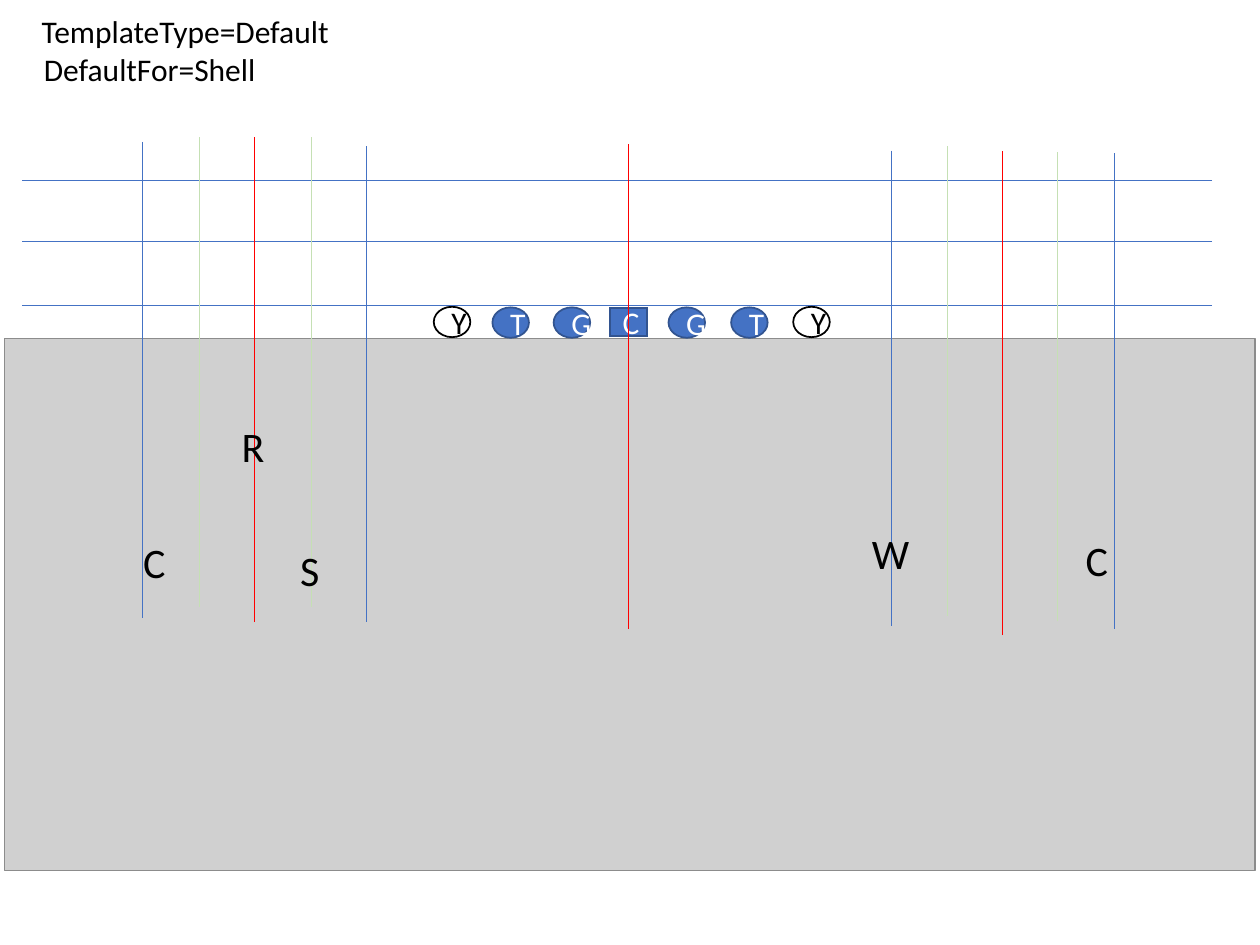
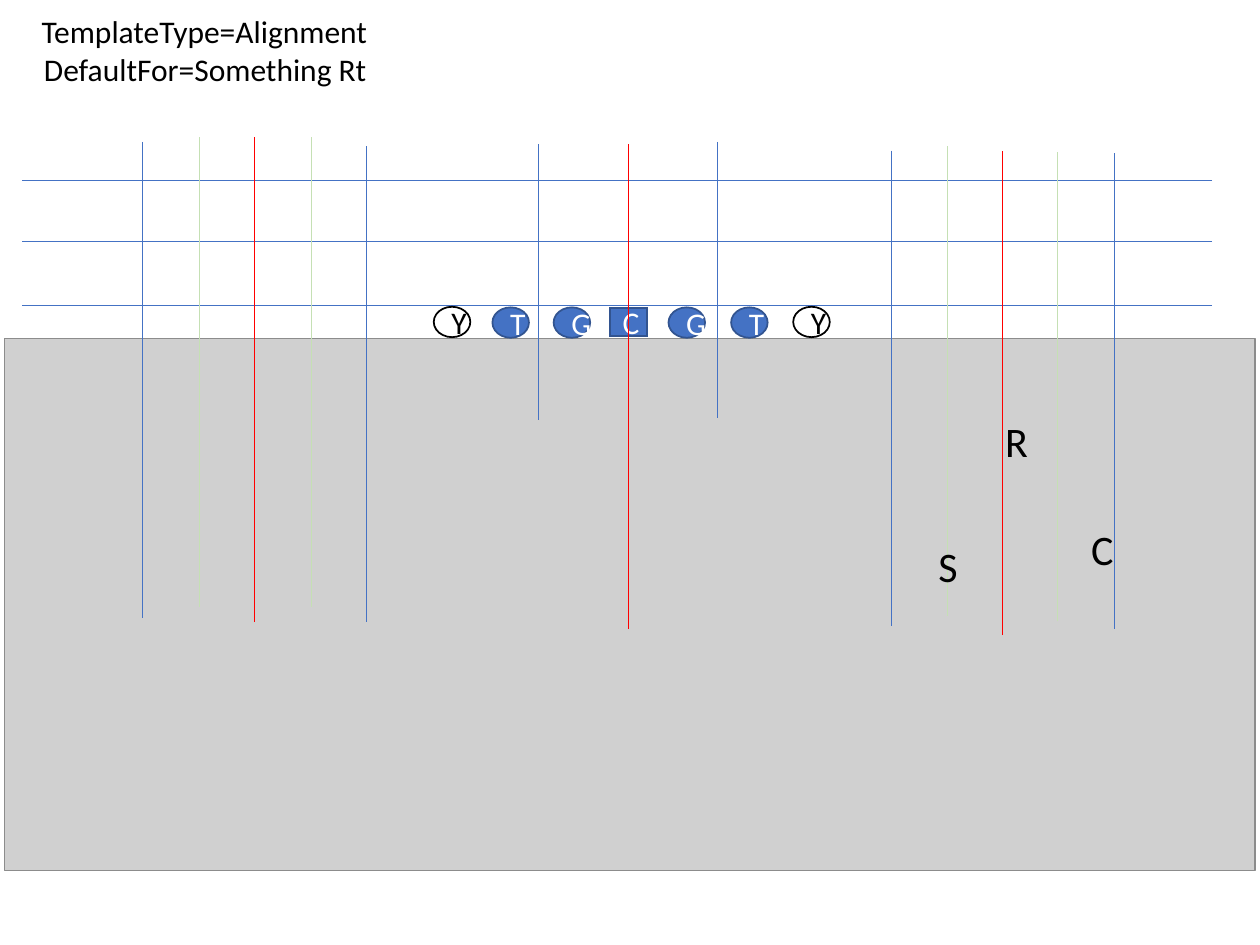
Before and after one commit to Aceplace/VBAScoutDCard, a slide deck: slide 14 of default_templates.pptx (slide 10 before the commit). Drawn at 1260x945 pixels with LibreOffice and Linux fonts; fonts in the diff are those of the drawing; grey boxes stand for pictures. Boxes give left, top, right and bottom in pixels: in the first picture for what was removed or moved away, otherwise in the second. Text is boxed around its words. In the diff, an @@ line names an element or a change of style, - is before the commit and + after.

```diff
--- a/default_templates.pptx
+++ b/default_templates.pptx
@@ text at [42,21,367,49]: text changed @@
-TemplateType=Default
+TemplateType=Alignment
@@ text at [44,59,367,87]: text changed @@
-DefaultFor=Shell
+DefaultFor=Something Rt
@@ line added from (539, 145) to (539, 420), #4472C4 0.5 pt @@
@@ line added from (718, 142) to (718, 417), #4472C4 0.5 pt @@
@@ text "R" rewrapped from [242,428,265,473] to [1005,430,1028,457] @@
@@ text removed at [872,535,909,580] @@
-W
@@ text "S": place and size @@
-text "S" at [300,558,319,587]
+text "S" at [938,554,957,583]
@@ text "C": place and size @@
-text "C" at [1086,548,1108,577]
+text "C" at [1091,537,1113,566]
@@ text removed at [143,550,165,579] @@
-C
```
Also in this commit, not shown: 4 other slides changed, 5 slides added, 2 other files.
